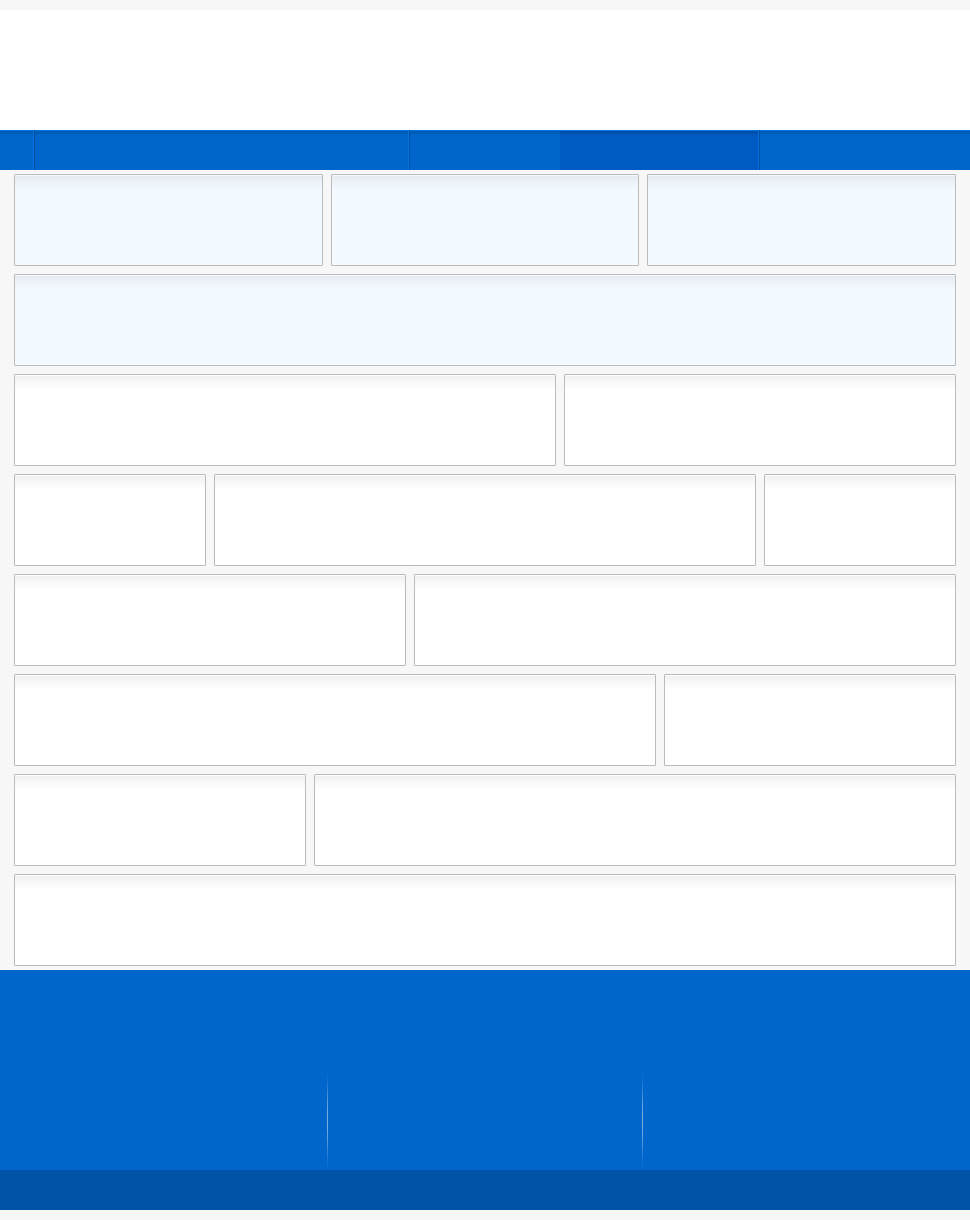
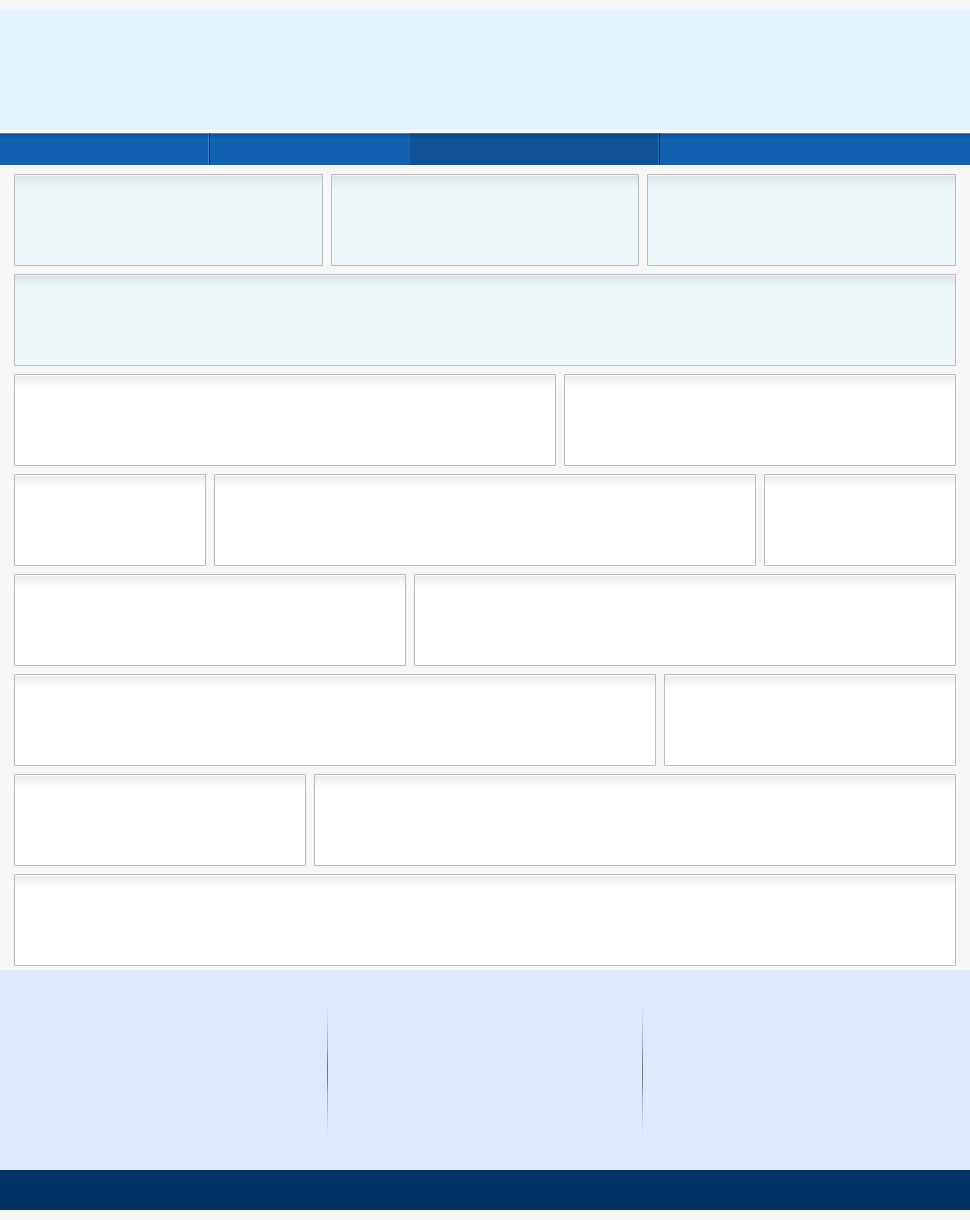
Layer changes from the first 970×1220 image to the second:
renamed "navbar active" to "navbar - active", blend soft light → multiply, painted on it, unmasked it over [410, 131, 758, 170]
renamed "navbar item" to "navbar - light stroke", blend normal → soft light, painted on it, unmasked it over [0, 130, 970, 170]
added layer "navbar - dark stroke" (multiply) above "footer boxes - stroke" over [209, 133, 660, 165]
removed layer "footer boxes" over [0, 1070, 970, 1170]
moved "header" above "navbar", painted on it over [0, 10, 970, 130]
painted on "navbar", unmasked it over [0, 130, 970, 170]
painted on "header boxes" over [15, 175, 955, 265]
painted on "header widgets" over [15, 275, 955, 365]
renamed "footer widgets" to "footer boxes", painted on it over [0, 970, 970, 1170]
painted on "footer" over [0, 1170, 970, 1210]
painted on "mts" over [15, 376, 955, 380]
painted on "sms" over [15, 476, 955, 480]
painted on "tsm" over [15, 576, 955, 580]
painted on "mms" over [15, 676, 955, 680]
painted on "smm" over [15, 776, 955, 780]
painted on "mmm" over [15, 876, 955, 880]
painted on "canvas" over [0, 10, 970, 1210]
